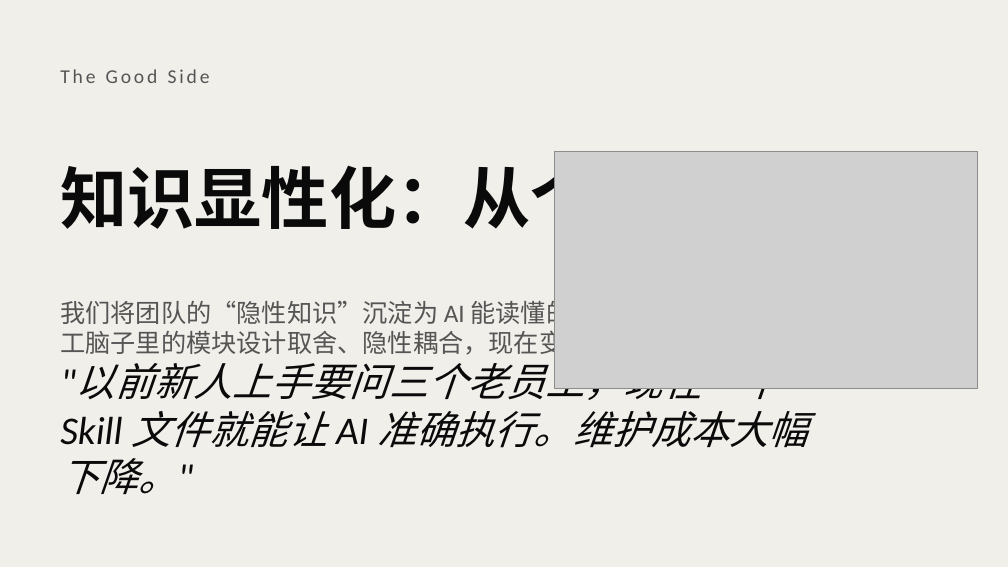
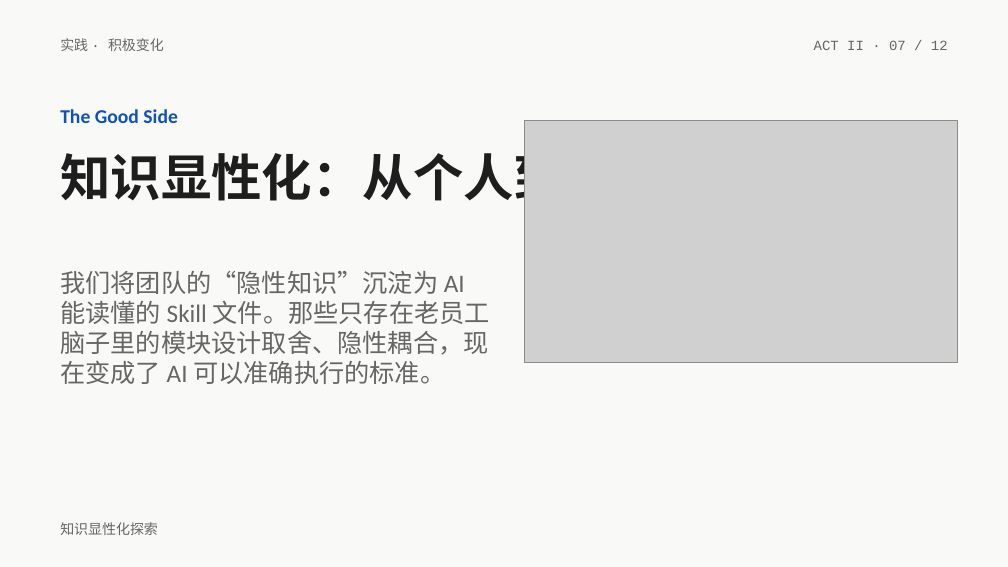
Before and after one commit to atian25/ppt-test, a slide deck: slide 7 of SOLO-0408-直播/ppt/SOLO_0418_直播.pptx. Drawn at 1008x567 pixels with LibreOffice and Linux fonts; fonts in the diff are those of the drawing; grey boxes stand for pictures. Boxes give left, top, right and bottom in pixels: in the first picture for what was removed or moved away, otherwise in the second. Text is boxed around its words. In the diff, an @@ line names an element or a change of style, - is before the commit and + after.

```diff
--- a/SOLO-0408-直播/ppt/SOLO_0418_直播.pptx
+++ b/SOLO-0408-直播/ppt/SOLO_0418_直播.pptx
@@ background #F1EFEA to #F9F9F7 @@
@@ text added at box(60, 38, 164, 51), 10 pt, text #666666 @@
+实践 · 积极变化
@@ text added at box(814, 40, 948, 50), 10 pt, text #666666 @@
+ACT II · 07 / 12
@@ text "The Good Side": place and size @@
-text "The Good Side" at box(60, 69, 210, 83)
+text "The Good Side" at box(60, 109, 177, 123)
@@ text "The Good Side" at box(60, 109, 177, 123): text colour #555555 to #0F52BA, letter spacing 2 to 0 pt, bold on @@
@@ text "知识显性化：从个人到团队": place and size @@
-text "知识显性化：从个人到团队" at box(60, 154, 866, 239)
+text "知识显性化：从个人到团队" at box(60, 145, 665, 209)
@@ text "知识显性化：从个人到团队" at box(60, 145, 665, 209): size 48 to 36 pt, text colour #0A0A0B to #1E1E1E; vertical alignment middle to top @@
@@ picture: place and size @@
-picture at box(554, 151, 978, 389)
+picture at box(524, 121, 958, 363)
@@ text "我们将团队的“隐性知识”沉淀为 AI 能读懂的 Skill 文件。那些只存在老员工脑子里的模块设计取舍、隐性耦合，现在变 ...": place and size @@
-text "我们将团队的“隐性知识”沉淀为 AI 能读懂的 Skill 文件。那些只存在老员工脑子里的模块设计取舍、隐性耦合，现在变 ..." at box(60, 296, 614, 359)
+text "我们将团队的“隐性知识”沉淀为 AI 能读懂的 Skill 文件。那些只存在老员工脑子里的模块设计取舍、隐性耦合，现在变 ..." at box(60, 271, 490, 384)
@@ text "我们将团队的“隐性知识”沉淀为 AI 能读懂的 Skill 文件。那些只存在老员工脑子里的模块设计取舍、隐性耦合，现在变 ..." at box(60, 271, 490, 384): text colour #555555 to #666666; vertical alignment middle to top @@
@@ text removed at box(60, 355, 808, 494) @@
-"以前新人上手要问三个老员工，现在一个 Skill 文件就能让 AI 准确执行。维护成本大幅下降。"
@@ text added at box(60, 522, 158, 535), 10 pt, text #666666 @@
+知识显性化探索
```
Also in this commit, not shown: 11 other slides changed, 1 other file.
